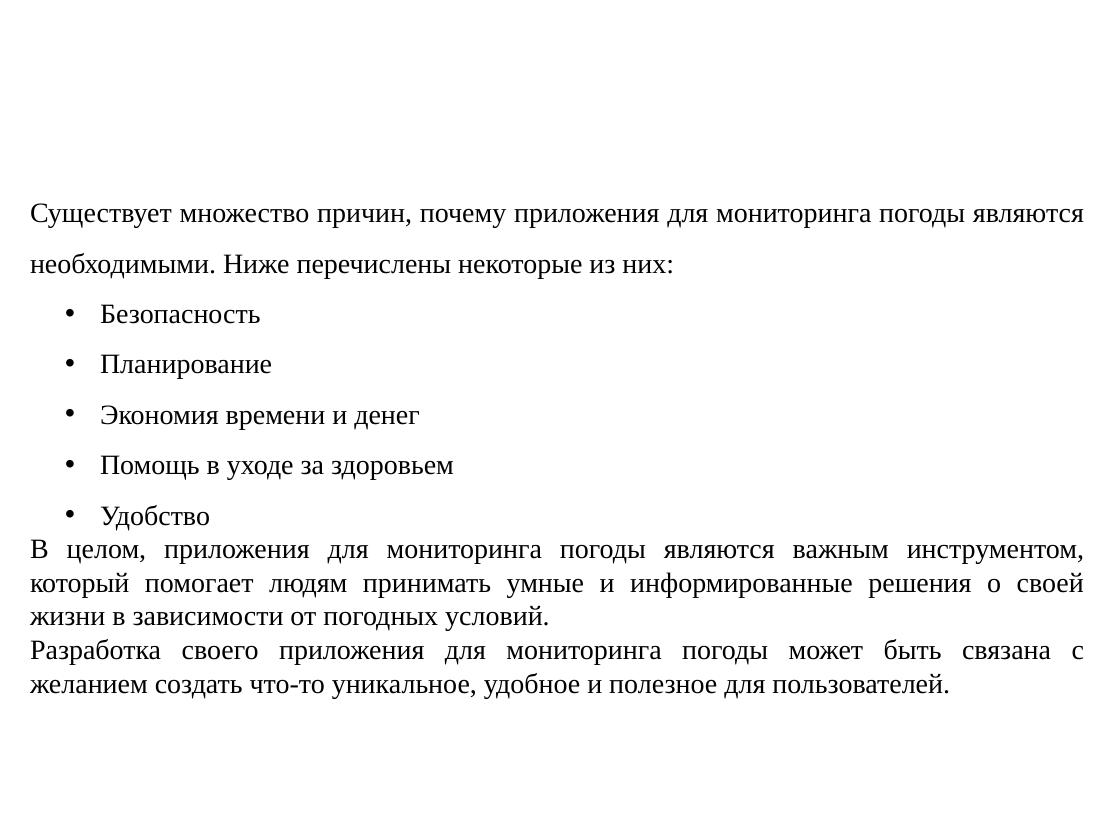
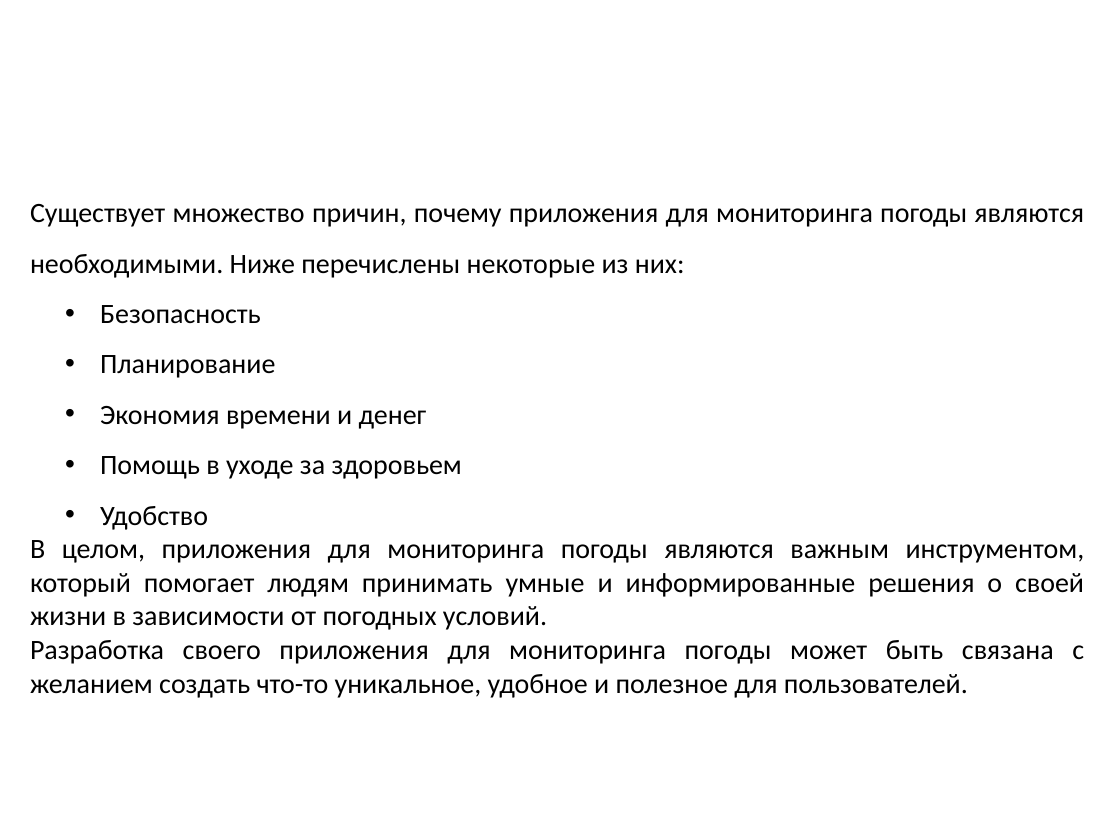
Before and after one commit to rad1anttt/kursa4-_-, a slide deck: slide 7 of Кузьмин презентация.pptx (slide 6 before the commit). Drawn at 1120x840 pixels with LibreOffice and Linux fonts; fonts in the diff are those of the drawing; background and template pictures are left out. Boxes give left, top, right and bottom in pixels: in the first picture for what was removed or moved away, otherwise in the second. Text is boxed around its words. In the diff, an @@ line names an element or a change of style, - is before the commit and + after.

```diff
--- a/Кузьмин презентация.pptx
+++ b/Кузьмин презентация.pptx
@@ text "Существует множество причин, почему приложения ..." at [30,204,1085,698]: font Times New Roman to Calibri @@
```
Also in this commit, not shown: 10 other slides changed, 3 slides added, 2 slides removed, 1 other file.
